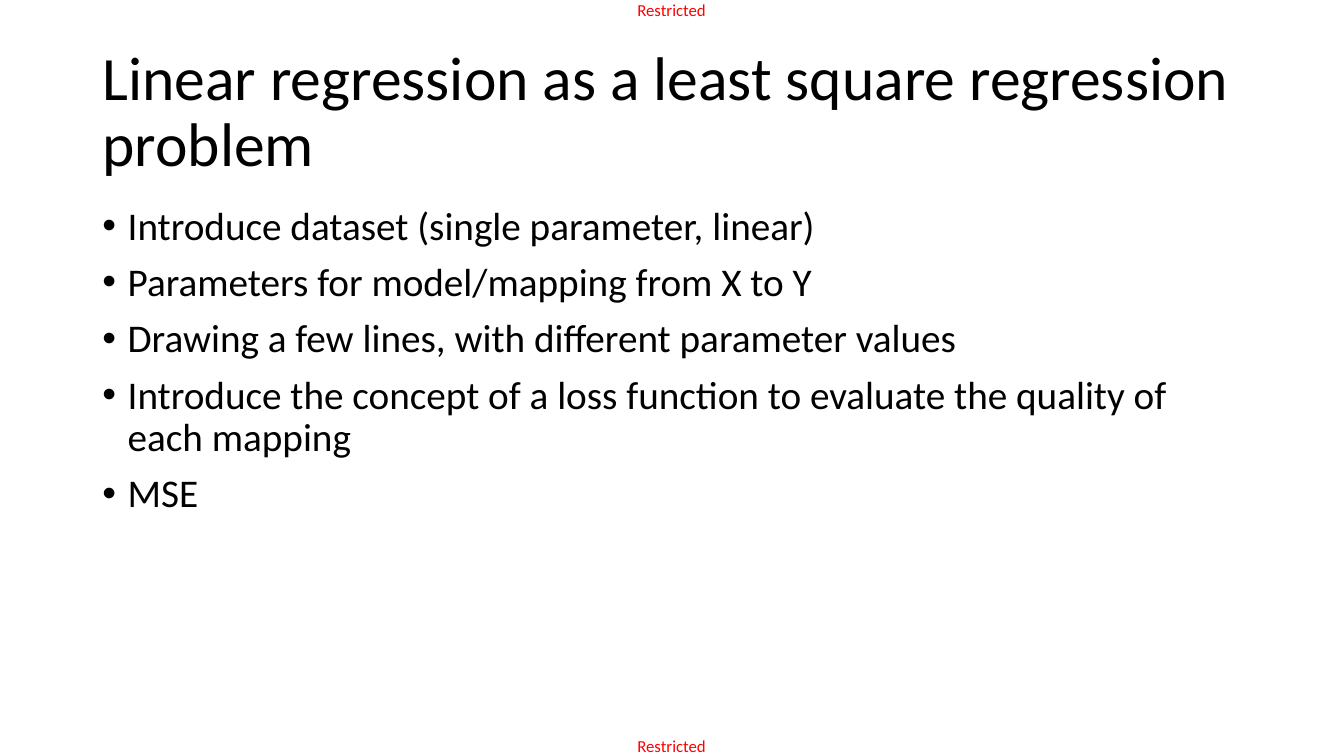
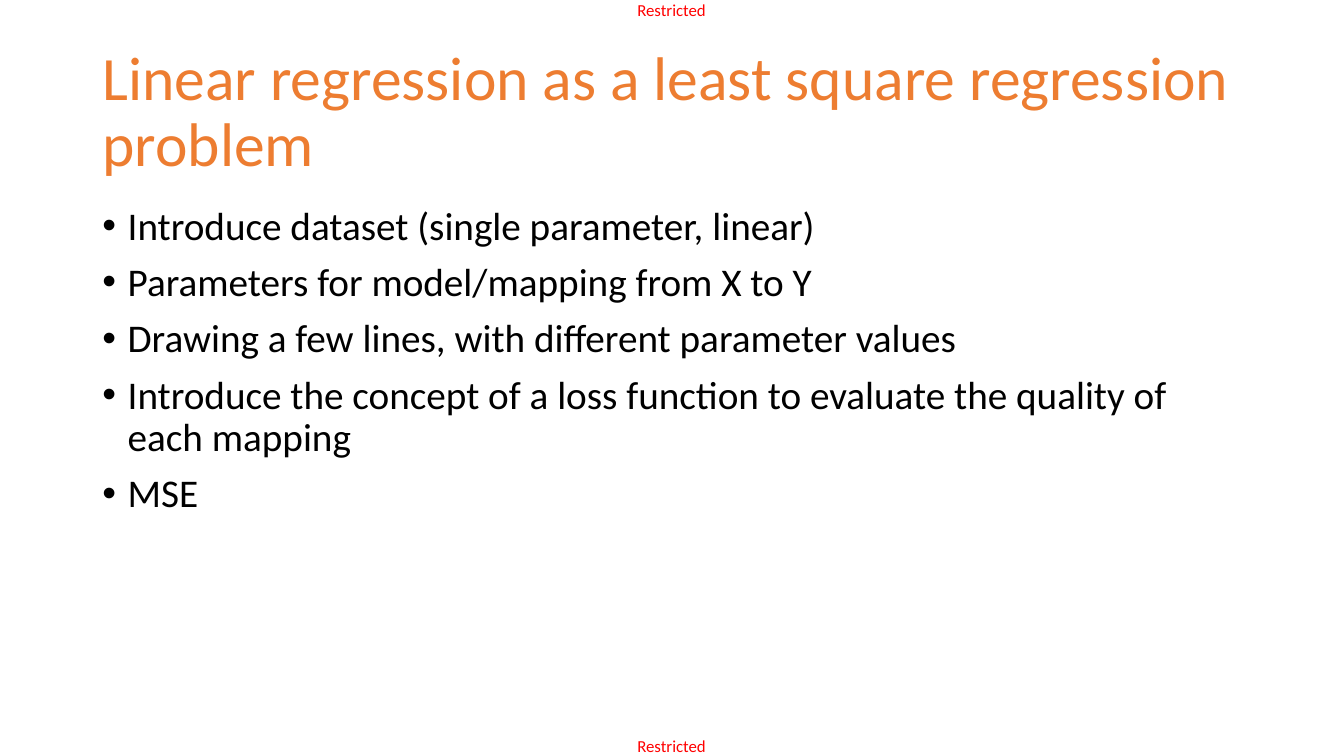
Before and after one commit to matthieudemari/SUTD_DL_50_039, a slide deck: slide 13 of Org.pptx. Drawn at 1344x756 pixels with LibreOffice and Linux fonts; fonts in the diff are those of the drawing. Boxes give left, top, right and bottom in pixels: in the first picture for what was removed or moved away, otherwise in the second. Text is boxed around its words. In the diff, an @@ line names an element or a change of style, - is before the commit and + after.

```diff
--- a/Org.pptx
+++ b/Org.pptx
@@ title "Linear regression as a least ..." at (x1=102, y1=57, x2=1228, y2=176): text colour #000000 to #ED7D31 @@
```
Also in this commit, not shown: 38 other slides changed, 2 other files.
